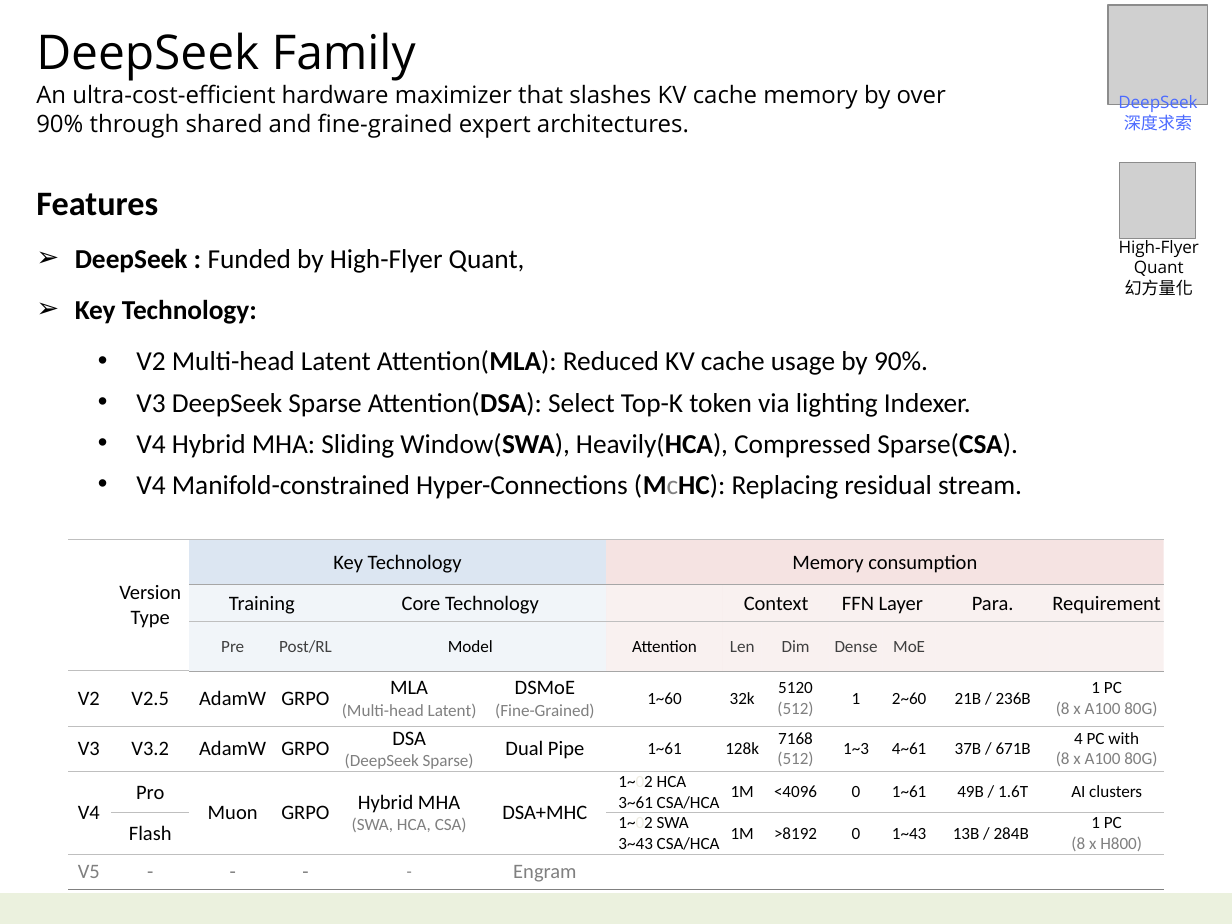
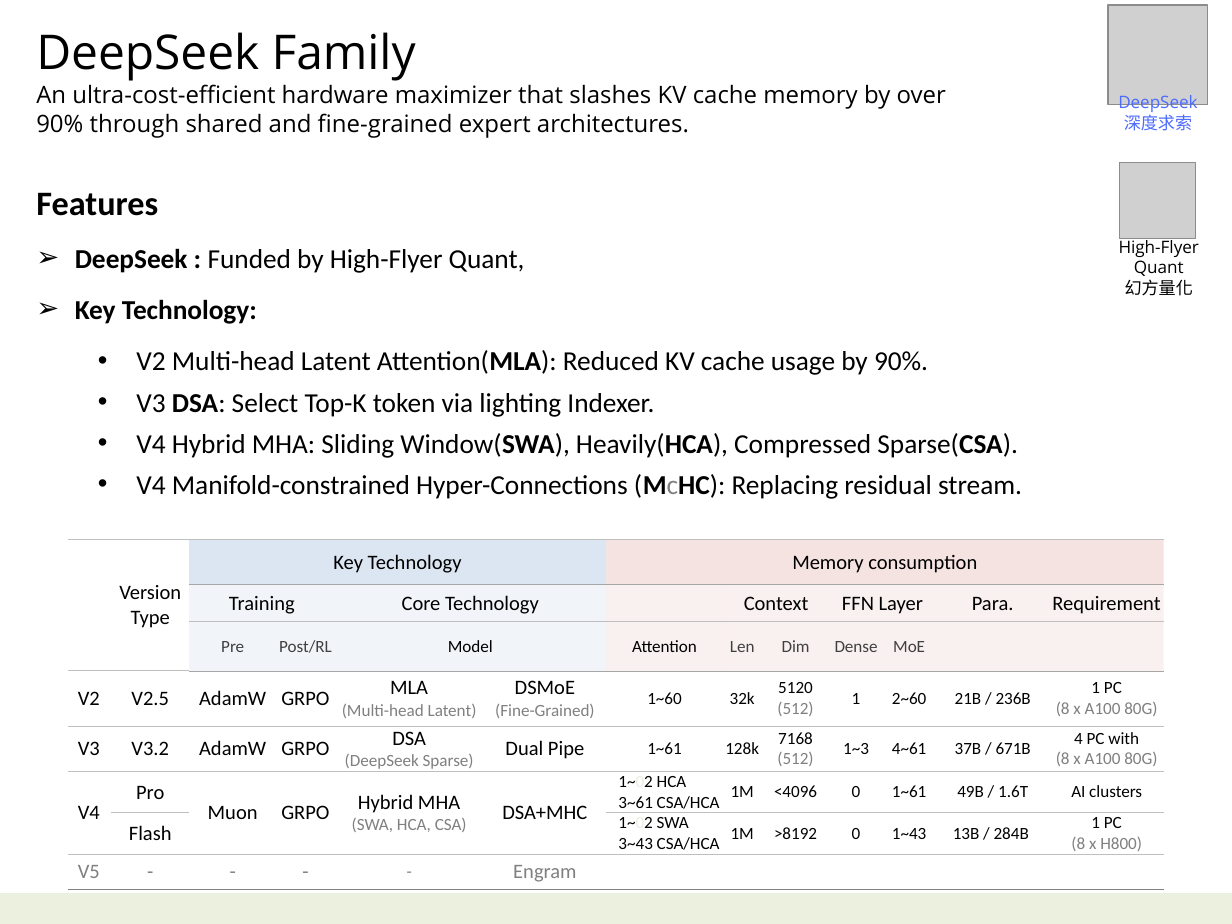
Before and after one commit to navibator/crazy-ai, a slide deck: slide 7 of ai-seepseek.pptx (slide 6 before the commit). Drawn at 1232x924 pixels with LibreOffice and Linux fonts; fonts in the diff are those of the drawing; grey boxes stand for pictures. Boxes give left, top, right and bottom in pixels: in the first picture for what was removed or moved away, otherwise in the second. Text is boxed around its words. In the diff, an @@ line names an element or a change of style, - is before the commit and + after.

```diff
--- a/ai-seepseek.pptx
+++ b/ai-seepseek.pptx
@@ text at box(136, 393, 654, 417): text changed @@
-  • V3 DeepSeek Sparse Attention(DSA): Select Top-K token via lighting Indexer.
+  • V3 DSA: Select Top-K token via lighting Indexer.
```
Also in this commit, not shown: 4 other slides changed, 2 slides added, 1 other file.
